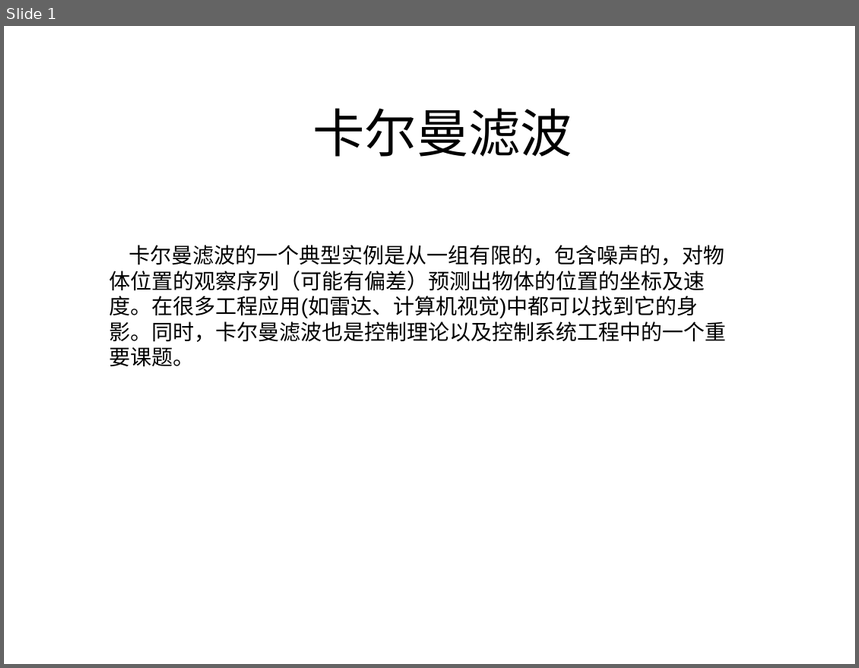
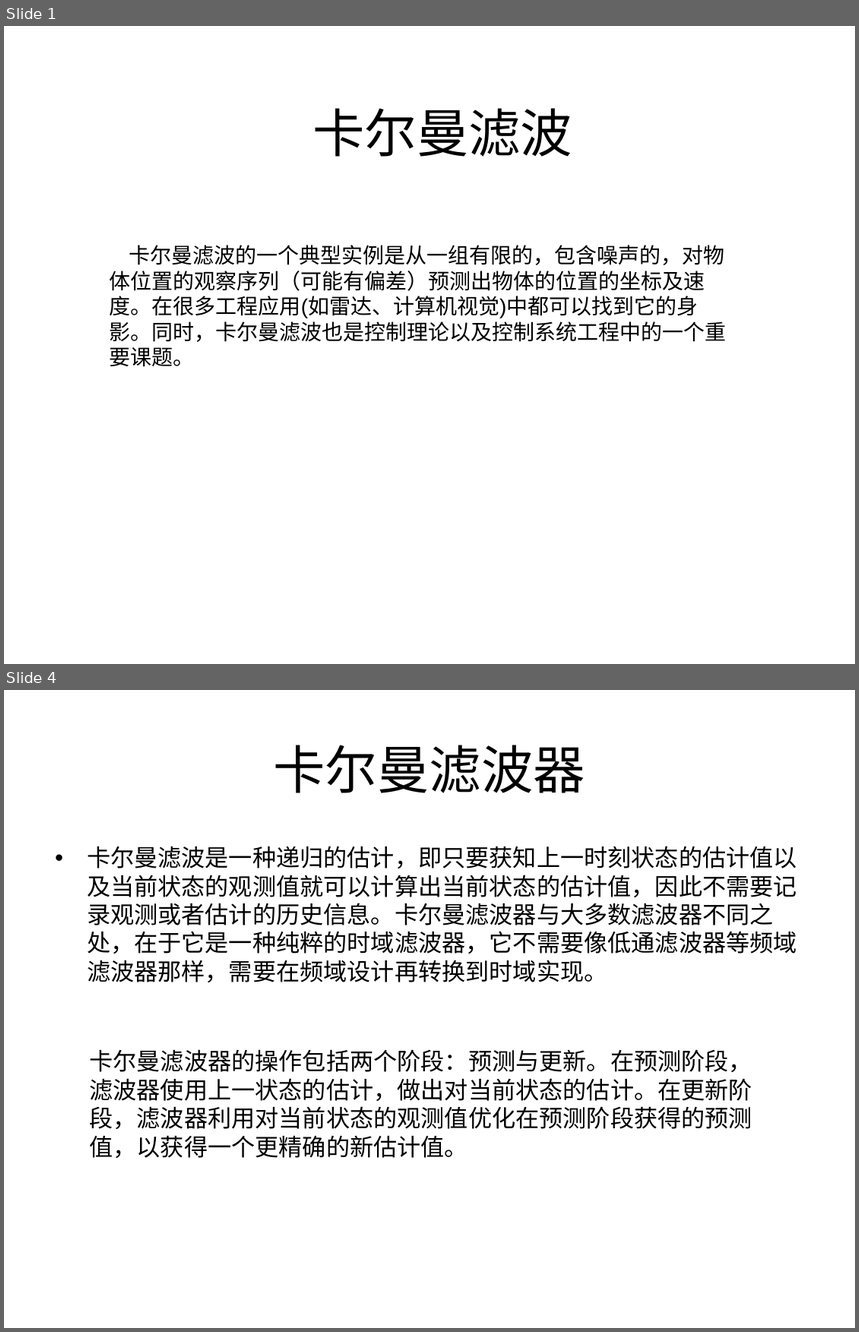
Before and after one commit to damarquezg/machine-learning, a slide deck: 卡尔曼滤波.ppt. Shown one above the other, each under a label of ours: slide 1 before the commit, slides 1 and 4 after it; the slides between them are not shown. The pictures are 859x668 and 859x1332 pixels, drawn with LibreOffice and Linux fonts; fonts in the diff are those of the drawing. Boxes give left, top, right and bottom in pixels: in the first picture for what was removed or moved away, otherwise in the second. Text is boxed around its words. In the diff, an @@ line names an element or a change of style, - is before the commit and + after.

```diff
--- a/卡尔曼滤波.ppt
+++ b/卡尔曼滤波.ppt
@@ slide 4 added at box(4, 690, 855, 1328), background #FFFFFF @@
@@ title added at box(273, 745, 585, 793), 44 pt, text #000000 @@
+卡尔曼滤波器
@@ text added at box(87, 846, 797, 983), 20 pt, text #000000 @@
+• 卡尔曼滤波是一种递归的估计，即只要获知上一时刻状态的估计值以及当前状态的观测值就可以计算出当前状态的估计值，因此不需要记录观测或者估计的历史信息。卡尔曼滤波器与大多数滤波器不同之处，在于它是一种纯粹的时域滤波器，它不需要像低通滤波器等频域滤波器那样，需要在频域设计再转换到时域实现。
@@ text added at box(89, 1049, 752, 1158), 20 pt, text #000000 @@
+卡尔曼滤波器的操作包括两个阶段：预测与更新。在预测阶段，滤波器使用上一状态的估计，做出对当前状态的估计。在更新阶段，滤波器利用对当前状态的观测值优化在预测阶段获得的预测值，以获得一个更精确的新估计值。
```
Also in this commit, not shown: 1 slide changed, 3 other slides added.
